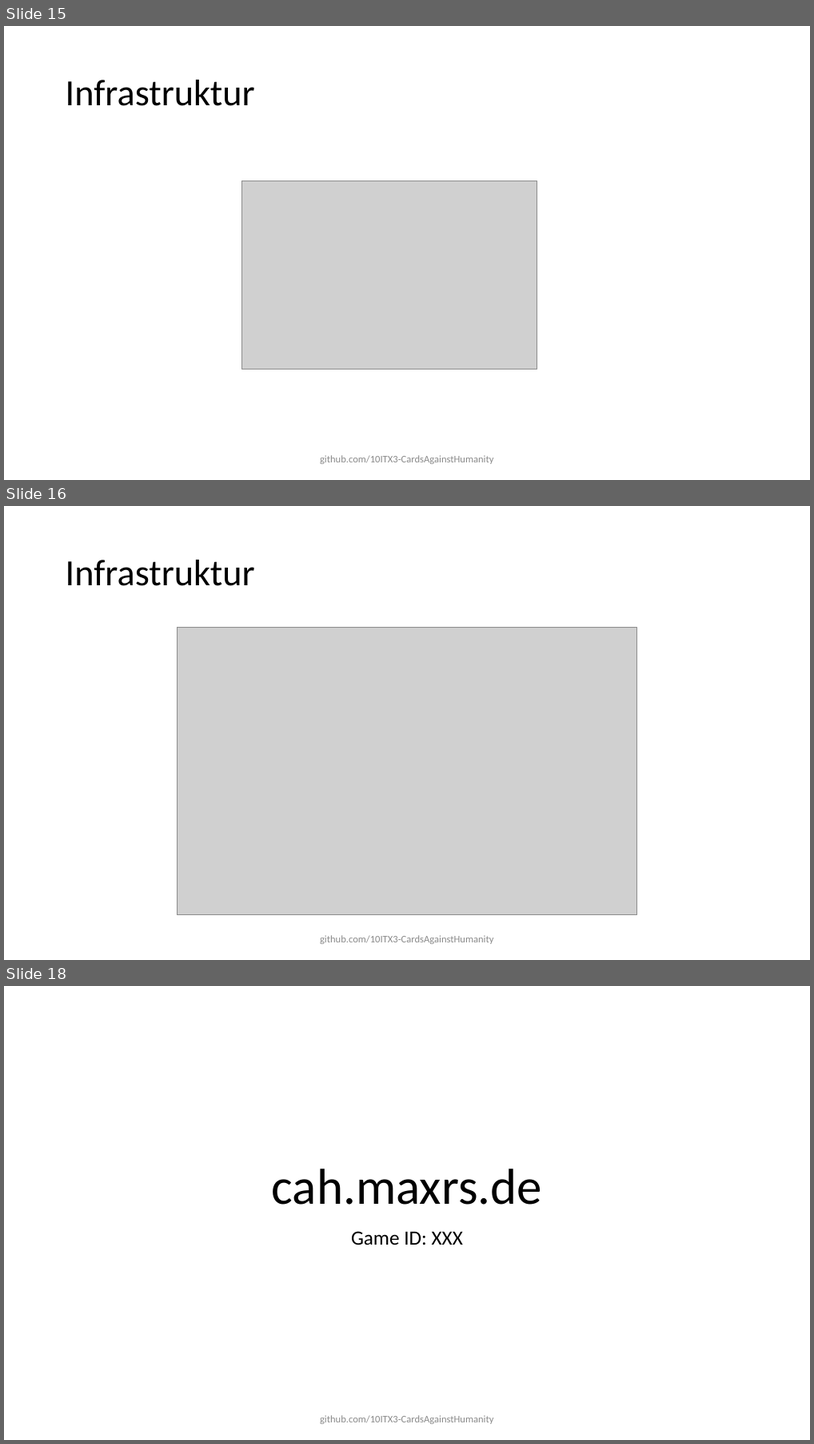
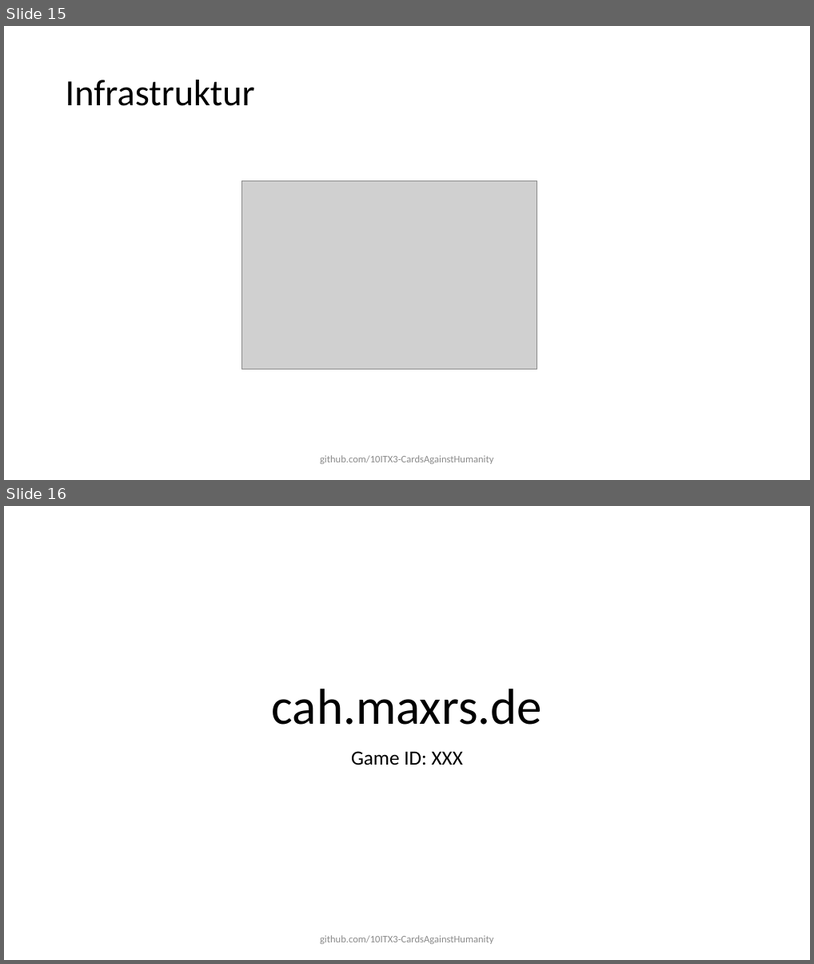
Before and after one commit to 10ITX3-CardsAgainstHumanity/cah-presentation, a slide deck: cah-presentation.pptx. Shown one above the other, each under a label of ours: slides 15, 16 and 18 before the commit, slides 15 and 16 after it; the slides between them are not shown. The pictures are 814x1444 and 814x964 pixels, drawn with LibreOffice and Linux fonts; fonts in the diff are those of the drawing; grey boxes stand for pictures. Boxes give left, top, right and bottom in pixels: in the first picture for what was removed or moved away, otherwise in the second. Text is boxed around its words. In the diff, an @@ line names an element or a change of style, - is before the commit and + after.

```diff
--- a/cah-presentation.pptx
+++ b/cah-presentation.pptx
@@ slide 16 removed at (4, 506, 810, 960), background #FFFFFF @@
@@ text removed at (66, 560, 255, 586) @@
-Infrastruktur
@@ picture removed at (177, 627, 638, 915) @@
@@ text removed at (320, 935, 494, 944) @@
-github.com/10ITX3-CardsAgainstHumanity
@@ what was slide 18 is now slide 16 @@
```
Also in this commit, not shown: 5 slides changed, 1 slide added, 2 other slides removed.
